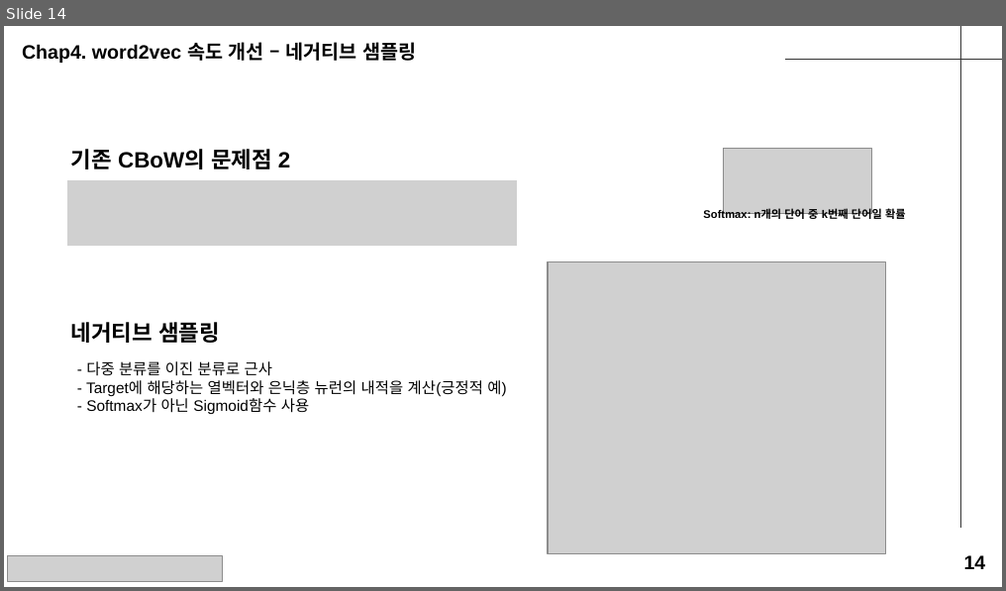
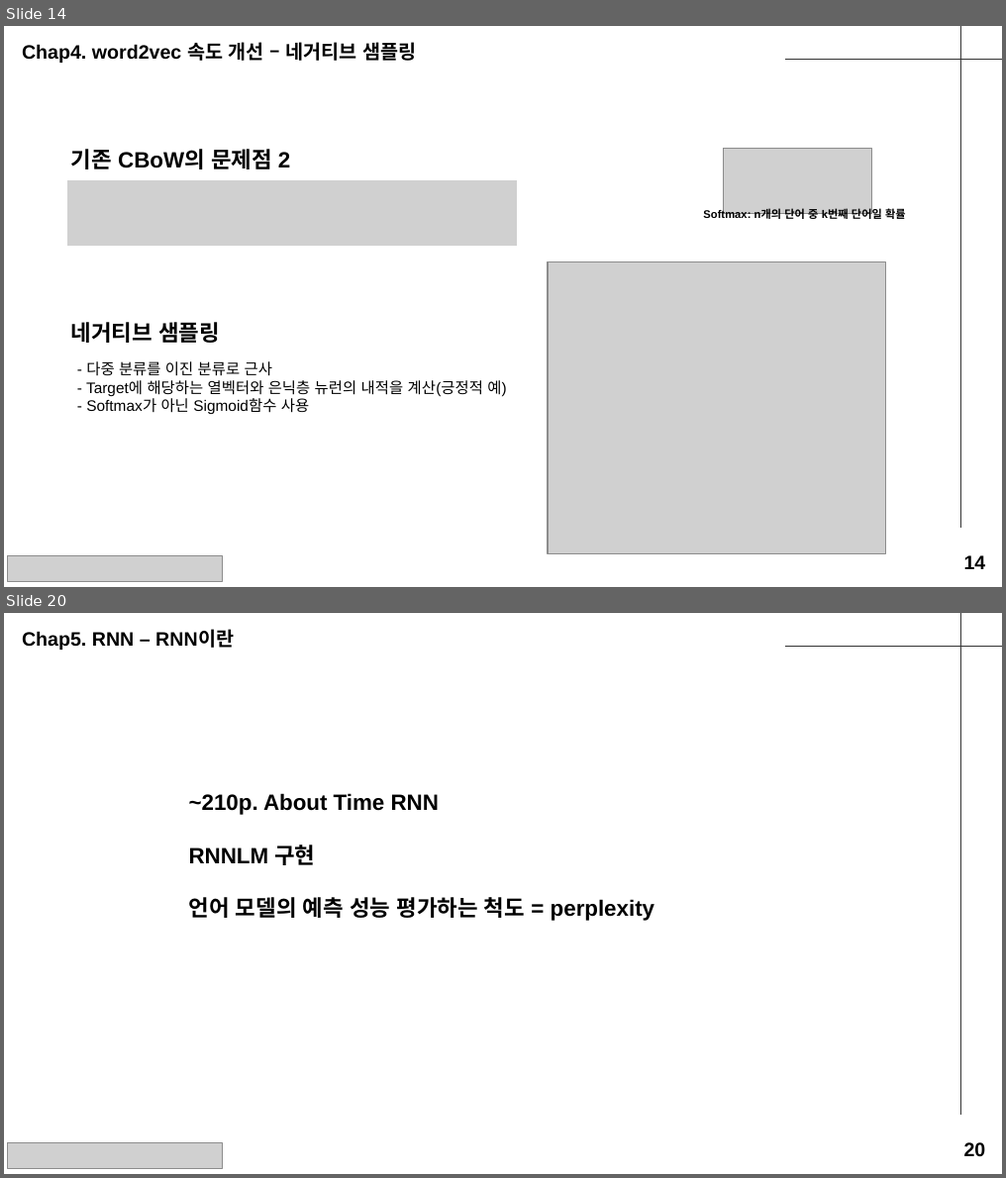
Before and after one commit to seungdeng/Deep-Learning-from-Scratch, a slide deck: study/발표자료/20250220_밑딥2_이승건_chap234발표자료.pptx. Shown one above the other, each under a label of ours: slide 14 before the commit, slides 14 and 20 after it; the slides between them are not shown. The pictures are 1006x591 and 1006x1178 pixels, drawn with LibreOffice and Linux fonts; fonts in the diff are those of the drawing; grey boxes stand for pictures. Boxes give left, top, right and bottom in pixels: in the first picture for what was removed or moved away, otherwise in the second. Text is boxed around its words. In the diff, an @@ line names an element or a change of style, - is before the commit and + after.

```diff
--- a/study/발표자료/20250220_밑딥2_이승건_chap234발표자료.pptx
+++ b/study/발표자료/20250220_밑딥2_이승건_chap234발표자료.pptx
@@ slide 20 added at <box>4,613,1002,1174</box>, background #FFFFFF; not listed: 2 template elements that a slide beside it also shows @@
@@ text added at <box>22,631,234,650</box>, 14 pt, text #000000, bold @@
+Chap5. RNN – RNN이란
@@ text added at <box>189,793,654,921</box>, 16 pt, text #000000, bold @@
+~210p. About Time RNN
+RNNLM 구현
+언어 모델의 예측 성능 평가하는 척도 = perplexity
@@ picture added at <box>8,1144,222,1168</box> @@
@@ text added at <box>964,1143,986,1157</box>, 14 pt, text #000000, bold @@
+20
```
Also in this commit, not shown: 3 slides changed, 6 other slides added, 3 slides removed, 1 other file.
